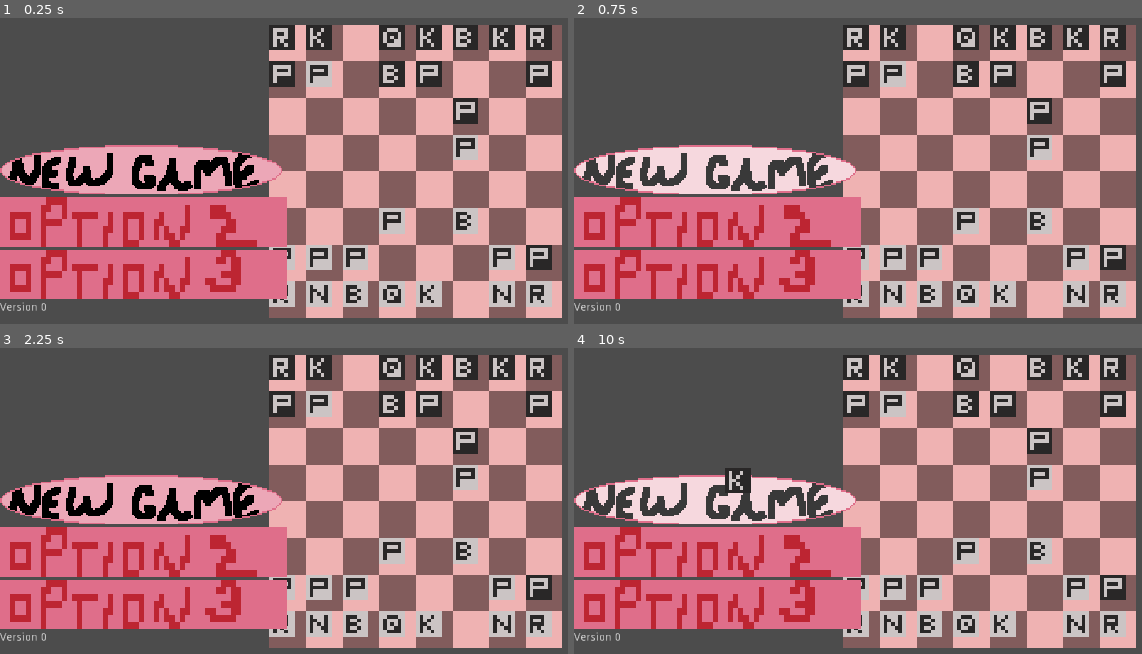
Above: before the commit, frames 1-4 (two rows, left to right).
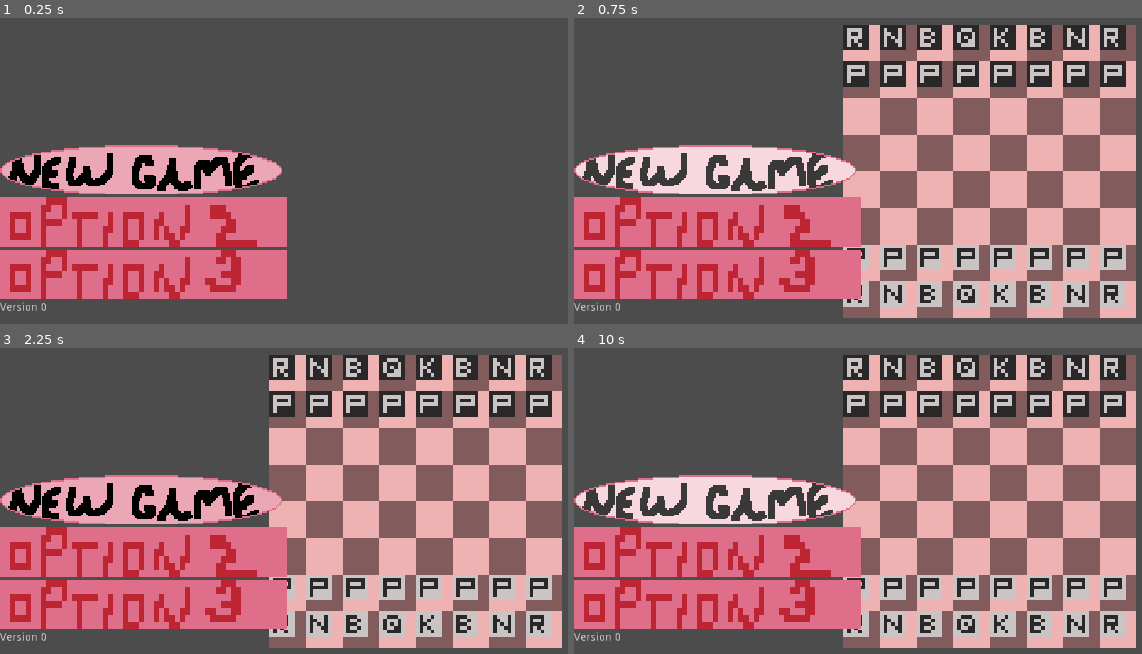
Above: after the commit, the same moments.

Repository: BumboBlast/godot-chess-engine
Game: Godot game, scene res://Game.tscn
The game is run twice, just before and just after one commit, with the same random seed, the same clock (stepped at 60 frames per second) and the same inputs.
Inputs (mouse positions are in pixels of both pictures, inside the frame that each line leads up to):
- Up to frame 1 (0.25 s): no input
- Up to frame 2 (0.75 s): click (716, 171) at 0.5 s
- Up to frame 3 (2.25 s): click (142, 501) at 1.25 s; click (142, 553) at 2 s
- Up to frame 4 (10 s): click (716, 605) at 2.75 s; click (716, 553) at 3.5 s; click (716, 605) at 4.25 s; click (716, 501) at 5 s; click (716, 553) at 5.75 s; click (716, 605) at 6.5 s; tap Enter at 7.25, 9.5 s; drag from (858, 366) to (1073, 366) at 7.27 s; tap Space at 8 s; drag from (892, 366) to (1113, 366) at 8.02 s; move the mouse to (965, 366) at 8.77 s; click (965, 366) at 8.92 s; drag from (1000, 366) to (733, 482) at 9.52 s

The runs differ from the first frame. In frame 1, 48% of the frame differs, in the area x 47-99%, y 2-99%; in frame 2, 5.5%; in frame 3, 5.5%; in frame 4, 6.2%.

Commit message:
new game button works

Diff:
--- a/Board.gd
+++ b/Board.gd
@@ -112,7 +112,7 @@
 	var increment = 1
 
 	for p in $AllPieces.get_children():
-		if (p.name.begins_with(pieceName)):
+		if (pieceName in p.name):
 			increment = increment + 1
 
 	return pieceName + String(increment)
@@ -123,17 +123,17 @@
 
 # instantiate piece object, store into container
 func instance_piece(name: String, parity: bool):
-	var newPiece = NEWPIECE.instance()
-	newPiece.set_name(increment_name(name))
-	$AllPieces.add_child(newPiece)
+	var new_piece = NEWPIECE.instance()
+	new_piece.set_name(increment_name(name))
+	$AllPieces.add_child(new_piece)
 
 	if (parity):
-		newPiece.parity = true
+		new_piece.parity = true
 	else:
-		newPiece.parity = false
-
-	newPiece.loadTexture()
-	allPieces.append(newPiece)
+		new_piece.parity = false
+
+	new_piece.loadTexture()
+	return new_piece
 
 
 
@@ -159,8 +159,8 @@
 
 # adds a piece to the board (and to the piece array)
 func add_piece(name: String, parity: bool, square: String):
-	instance_piece(name, parity)
-	place_piece(allPieces.back(), square)
+	var newpiece = instance_piece(name, parity)
+	place_piece(newpiece, square)
 
 
 
@@ -170,13 +170,7 @@
 # free all piece nodes from memory
 func wipeBoard():
 	for p in $AllPieces.get_children():
-
-		for _index in range(0, self.allPieces.size()):
-			if (p == allPieces[_index]):
-				allPieces.remove(_index)
-				break
-
-		p.queue_free()
+		p.free()
 
 
 
--- a/Chess.gd
+++ b/Chess.gd
@@ -1,13 +1 @@
 extends Node
-
-
-
-func _ready():
-
-	$Rules/Board.set_board_size(0.80)
-	$Rules/Board.set_board_position(0.10, 0.10)
-
-	#$Rules/Board.loadFen("r1bqk1nr/pppp1ppp/2n5/2b1p3/2B1P3/5N2/PPPP1PPP/RNBQK2R w KQkq - 92 1435")
-	#$Rules/Board.loadFen("r1bqkb1r/2p1ppp1/2n2n1p/pp4B1/PPPPp3/5N2/4QPPP/RN2KB1R b KQkq - 0 8")
-	#$Rules/Board.loadFen("4q3/8/4P3/8/8/1N1p1n2/1N3n2/1N1Q1n2 w - - 0 1")
-	$Rules/Board.loadFen("rn1qkbnr/pP1bp2p/5p2/5P2/8/3P1B2/PPP3Pp/RNBQK1NR b KQkq - 1 9")
--- a/Game.gd
+++ b/Game.gd
@@ -1,16 +1,32 @@
 extends Node
 
 
-# Declare member variables here. Examples:
-# var a = 2
-# var b = "text"
 
 
 # Called when the node enters the scene tree for the first time.
 func _ready():
-	pass # Replace with function body.
 
 
-# Called every frame. 'delta' is the elapsed time since the previous frame.
-#func _process(delta):
-#	pass
+	"""
+	Game Loop
+	"""
+
+	"""
+	Main Menu
+	"""
+	$Menu.visible = true
+
+
+	yield($Menu, "choose_new_game")
+
+
+	"""
+	Chess
+	"""
+	$Chess/Rules/Board.set_board_size(0.80)
+	$Chess/Rules/Board.set_board_position(0.10, 0.10)
+	$Chess/Rules/Board.loadFen("rnbqkbnr/pppppppp/8/8/8/8/PPPPPPPP/RNBQKBNR w KQkq - 0 1")
+
+
+func _on_Menu_choose_new_game():
+	$Chess/Rules/Board.loadFen("rnbqkbnr/pppppppp/8/8/8/8/PPPPPPPP/RNBQKBNR w KQkq - 0 1")
--- a/Game.tscn
+++ b/Game.tscn
@@ -9,5 +9,7 @@
 
 [node name="Chess" parent="." instance=ExtResource( 1 )]
 
-[node name="UI" parent="." instance=ExtResource( 3 )]
+[node name="Menu" parent="." instance=ExtResource( 3 )]
 margin_right = 368.0
+
+[connection signal="choose_new_game" from="Menu" to="." method="_on_Menu_choose_new_game"]
--- /dev/null
+++ b/Menu.gd
@@ -0,0 +1,12 @@
+extends MarginContainer
+
+
+signal choose_new_game
+
+# Called when the node enters the scene tree for the first time.
+func _ready():
+	visible = false
+
+
+func _on_New_Game_pressed():
+	emit_signal("choose_new_game")
--- a/Piece.gd
+++ b/Piece.gd
@@ -61,7 +61,7 @@
 
 	if (parity):
 		if ("Pawn" in pieceName): return "res://art/chess/debug_pawn_black.png"
-		if ("Knight" in pieceName): return "res://art/chess/debug_king_black.png"
+		if ("Knight" in pieceName): return "res://art/chess/debug_knight_black.png"
 		if ("Bishop" in pieceName): return "res://art/chess/debug_bishop_black.png"
 		if ("Rook" in pieceName): return "res://art/chess/debug_rook_black.png"
 		if ("King" in pieceName): return "res://art/chess/debug_king_black.png"
--- a/UI.tscn
+++ b/UI.tscn
@@ -1,14 +1,16 @@
-[gd_scene load_steps=6 format=2]
+[gd_scene load_steps=7 format=2]
 
 [ext_resource path="res://art/Menu/debug_new_game_unpressed.png" type="Texture" id=1]
 [ext_resource path="res://art/Menu/debug_option_2.png" type="Texture" id=2]
 [ext_resource path="res://art/Menu/debug_option_3.png" type="Texture" id=3]
 [ext_resource path="res://art/Menu/debug_new_game_hovered.png" type="Texture" id=4]
 [ext_resource path="res://art/Menu/debug_new_game_pressed.png" type="Texture" id=5]
+[ext_resource path="res://Menu.gd" type="Script" id=6]
 
-[node name="UI" type="MarginContainer"]
+[node name="Menu" type="MarginContainer"]
 margin_right = 429.0
 margin_bottom = 600.0
+script = ExtResource( 6 )
 __meta__ = {
 "_edit_use_anchors_": false
 }
@@ -66,3 +68,5 @@
 margin_bottom = 600.0
 size_flags_vertical = 3
 text = "Version 0"
+
+[connection signal="pressed" from="HBoxContainer/Main Menu/Menu Options/New Game" to="." method="_on_New_Game_pressed"]
